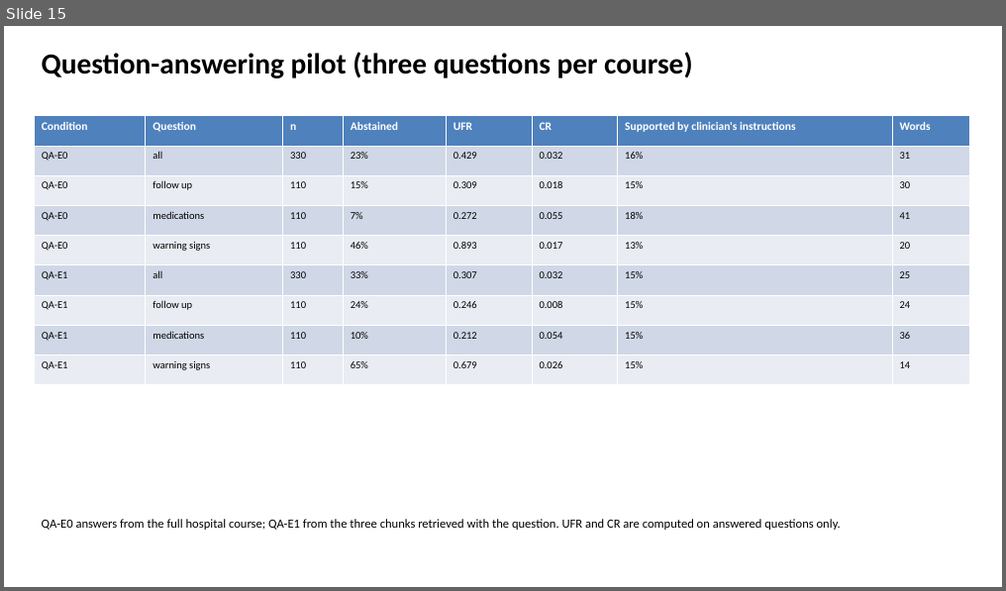
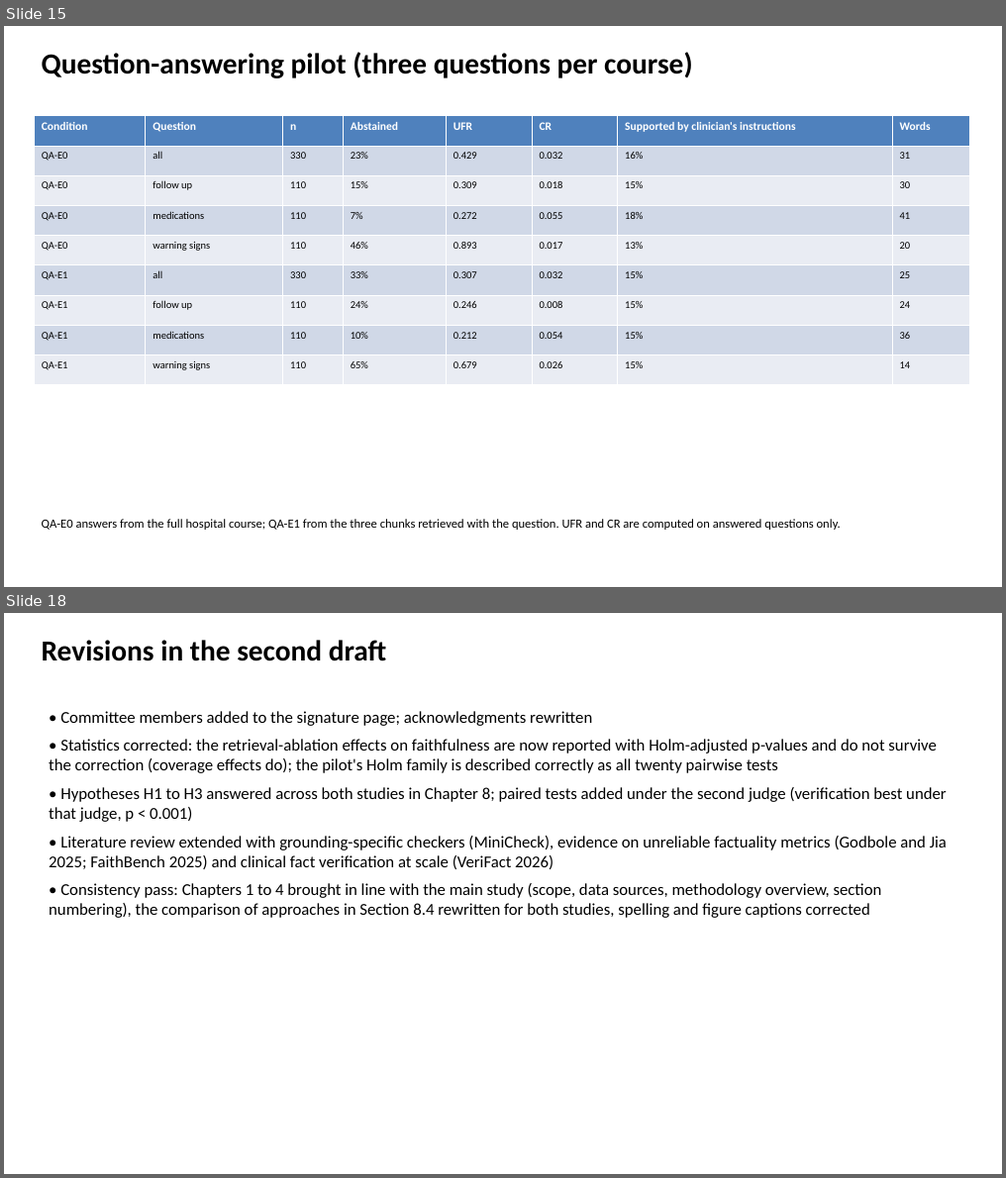
Before and after one commit to slay-a/medical-hallucination-eval, a slide deck: deliverables/Progress_Slides_Fall2026.pptx. Shown one above the other, each under a label of ours: slide 15 before the commit, slides 15 and 18 after it; the slides between them are not shown. The pictures are 1006x591 and 1006x1178 pixels, drawn with LibreOffice and Linux fonts; fonts in the diff are those of the drawing. Boxes give left, top, right and bottom in pixels: in the first picture for what was removed or moved away, otherwise in the second. Text is boxed around its words. In the diff, an @@ line names an element or a change of style, - is before the commit and + after.

Commit message:
Second thesis draft: committee on the signature page, consistency pass, corrected ablation statistics
- Signature page lists the committee (Ebrahimi, McIlhenny, Wang as chair)
- Chapters 1 to 4 brought in line with the main study; Chapter 4 numbering gap fixed
- Retrieval ablations reported with Holm-adjusted p-values; pilot Holm family described correctly
- Paired tests under the second judge; hypotheses answered across both studies in Chapter 8
- Section 8.4 and Table 8.1 rewritten for both studies; literature review extended
- Table renderer sizes columns so header words are never split
- Second progress report slides

```diff
--- a/deliverables/Progress_Slides_Fall2026.pptx
+++ b/deliverables/Progress_Slides_Fall2026.pptx
@@ slide 18 added at <box>4,613,1002,1174</box>, background #FFFFFF @@
@@ text added at <box>42,640,387,662</box>, 28 pt, text #000000, bold @@
+Revisions in the second draft
@@ text added at <box>49,711,946,918</box>, 16 pt, text #000000 @@
+• Committee members added to the signature page; acknowledgments rewritten
+• Statistics corrected: the retrieval-ablation effects on faithfulness are now reported with Holm-adjusted p-values and do not survive the correction (coverage effects do); the pilot's Holm family is described correctly as all twenty pairwise tests
+• Hypotheses H1 to H3 answered across both studies in Chapter 8; paired tests added under the second judge (verification best under that judge, p < 0.001)
+• Literature review extended with grounding-specific checkers (MiniCheck), evidence on unreliable factuality metrics (Godbole and Jia 2025; FaithBench 2025) and clinical fact verification at scale (VeriFact 2026)
+• Consistency pass: Chapters 1 to 4 brought in line with the main study (scope, data sources, methodology overview, section numbering), the comparison of approaches in Section 8.4 rewritten for both studies, spelling and figure captions corrected
```
Also in this commit, not shown: 7 slides changed, 1 other slide added, 17 other files.
